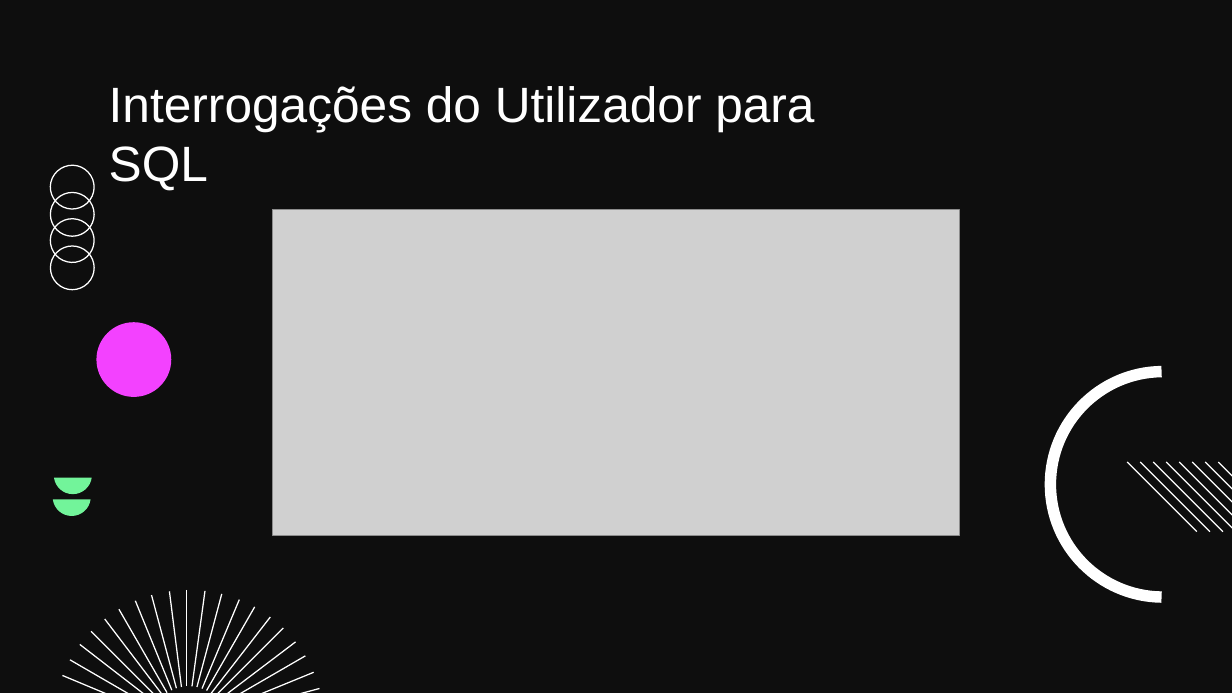
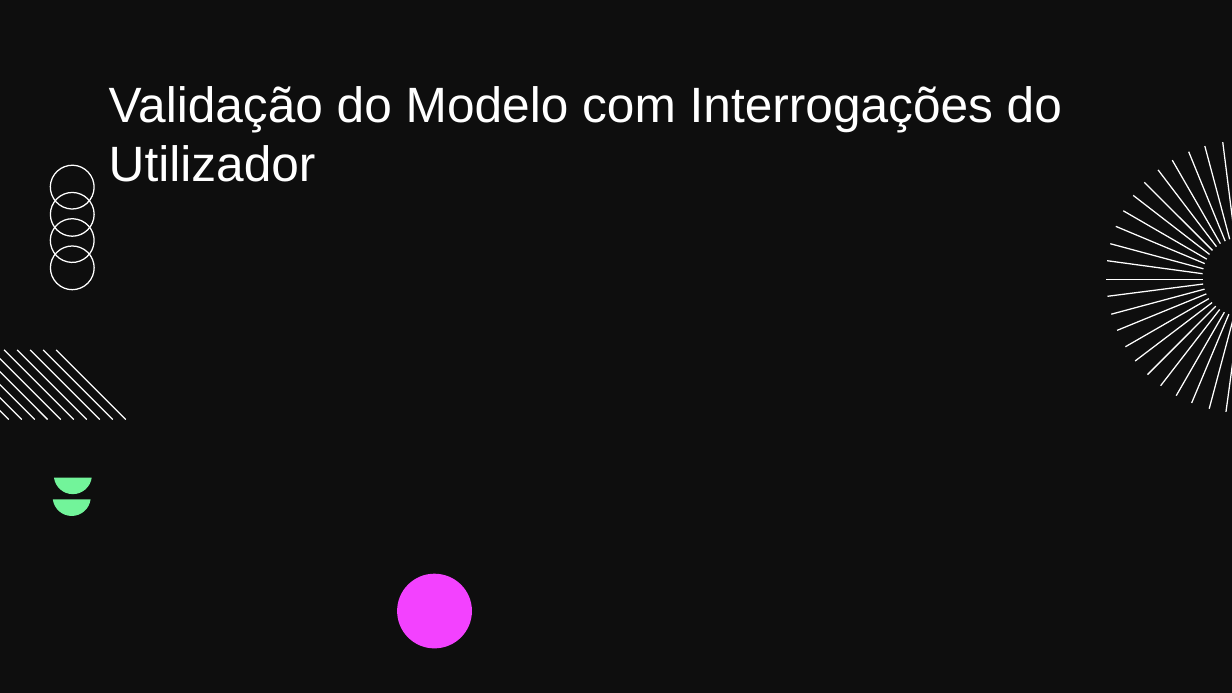
Before and after one commit to 178LaPata/BD_Project, a slide deck: slide 24 of Apresentacao.pptx (slide 25 before the commit). Drawn at 1232x693 pixels with LibreOffice and Linux fonts; fonts in the diff are those of the drawing; grey boxes stand for pictures; background and template pictures are left out. Boxes give left, top, right and bottom in pixels: in the first picture for what was removed or moved away, otherwise in the second. Text is boxed around its words. In the diff, an @@ line names an element or a change of style, - is before the commit and + after.

```diff
--- a/Apresentacao.pptx
+++ b/Apresentacao.pptx
@@ title at <box>109,86,1062,182</box>: text changed @@
-Interrogações do Utilizador para
-SQL
+Validação do Modelo com Interrogações do Utilizador
@@ 9 freeform shapes: place and size @@
-9 freeform shapes at <box>63,591,182,693</box>
+9 freeform shapes at <box>1116,142,1232,264</box>
@@ picture removed at <box>272,209,958,535</box> @@
@@ freeform shape: place and size @@
-freeform shape at <box>227,689,320,693</box>
+freeform shape at <box>1110,244,1204,269</box>
@@ group added at <box>1106,261,1205,314</box>: 4 freeform shapes @@
@@ freeform shape: place and size @@
-freeform shape at <box>224,673,313,693</box>
+freeform shape at <box>1117,294,1206,331</box>
@@ freeform shape: place and size @@
-freeform shape at <box>222,655,306,693</box>
+freeform shape at <box>1126,298,1210,346</box>
@@ freeform shape: place and size @@
-freeform shape at <box>219,642,296,693</box>
+freeform shape at <box>1135,303,1212,361</box>
@@ freeform shape: place and size @@
-freeform shape at <box>1153,462,1223,532</box>
+freeform shape at <box>1148,307,1216,375</box>
@@ freeform shape: place and size @@
-freeform shape at <box>211,617,270,693</box>
+freeform shape at <box>1161,309,1220,386</box>
@@ freeform shape: place and size @@
-freeform shape at <box>207,607,255,691</box>
+freeform shape at <box>1177,312,1225,395</box>
@@ freeform shape: place and size @@
-freeform shape at <box>202,600,239,689</box>
+freeform shape at <box>1191,314,1228,403</box>
@@ freeform shape: place and size @@
-freeform shape at <box>197,594,222,687</box>
+freeform shape at <box>1209,315,1232,409</box>
@@ freeform shape: place and size @@
-freeform shape at <box>192,591,206,687</box>
+freeform shape at <box>1226,317,1232,413</box>
@@ freeform shape: place and size @@
-freeform shape at <box>1127,462,1198,532</box>
+freeform shape at <box>0,350,10,420</box>
@@ freeform shape: place and size @@
-freeform shape at <box>1141,462,1211,532</box>
+freeform shape at <box>0,350,22,420</box>
@@ 5 freeform shapes: place and size @@
-5 freeform shapes at <box>1167,462,1232,532</box>
+5 freeform shapes at <box>0,350,87,420</box>
@@ freeform shape: place and size @@
-freeform shape at <box>216,628,283,693</box>
+freeform shape at <box>30,350,100,420</box>
@@ freeform shape added at <box>43,350,113,420</box>, fill #FFFFFF, outline #FFFFFF 0.75 pt @@
@@ freeform shape: place and size @@
-freeform shape at <box>96,323,171,398</box>
+freeform shape at <box>57,350,127,420</box>
@@ freeform shape at <box>57,350,127,420</box>: fill #F341FF to #FFFFFF; outline none to #FFFFFF 0.75 pt @@
@@ freeform shape removed at <box>1051,372,1162,598</box> @@
@@ freeform shape removed at <box>186,590,186,686</box> @@
@@ freeform shape added at <box>397,574,472,649</box>, fill #F341FF @@
```
Also in this commit, not shown: 3 other slides changed, 12 slides added, 2 slides removed, 16 other files.
